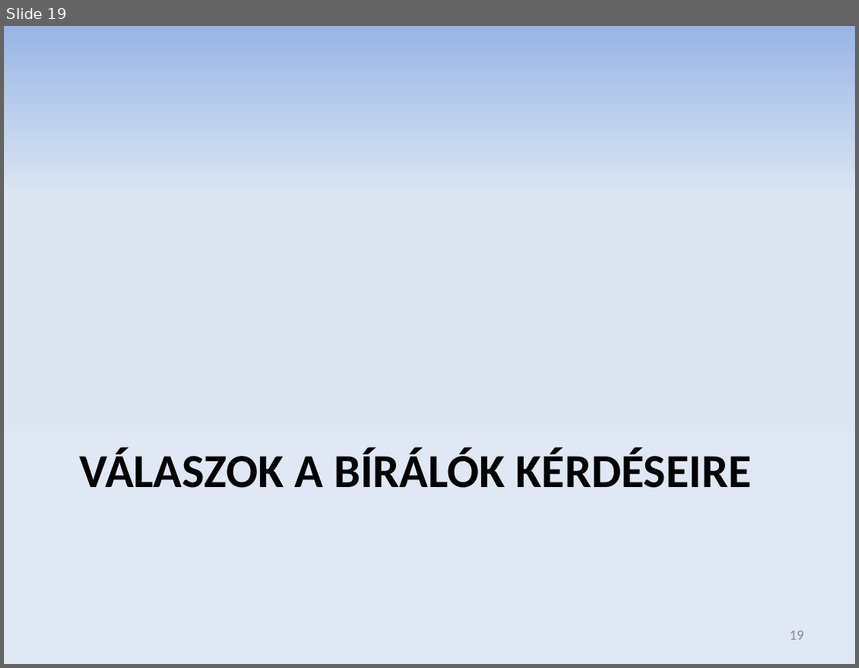
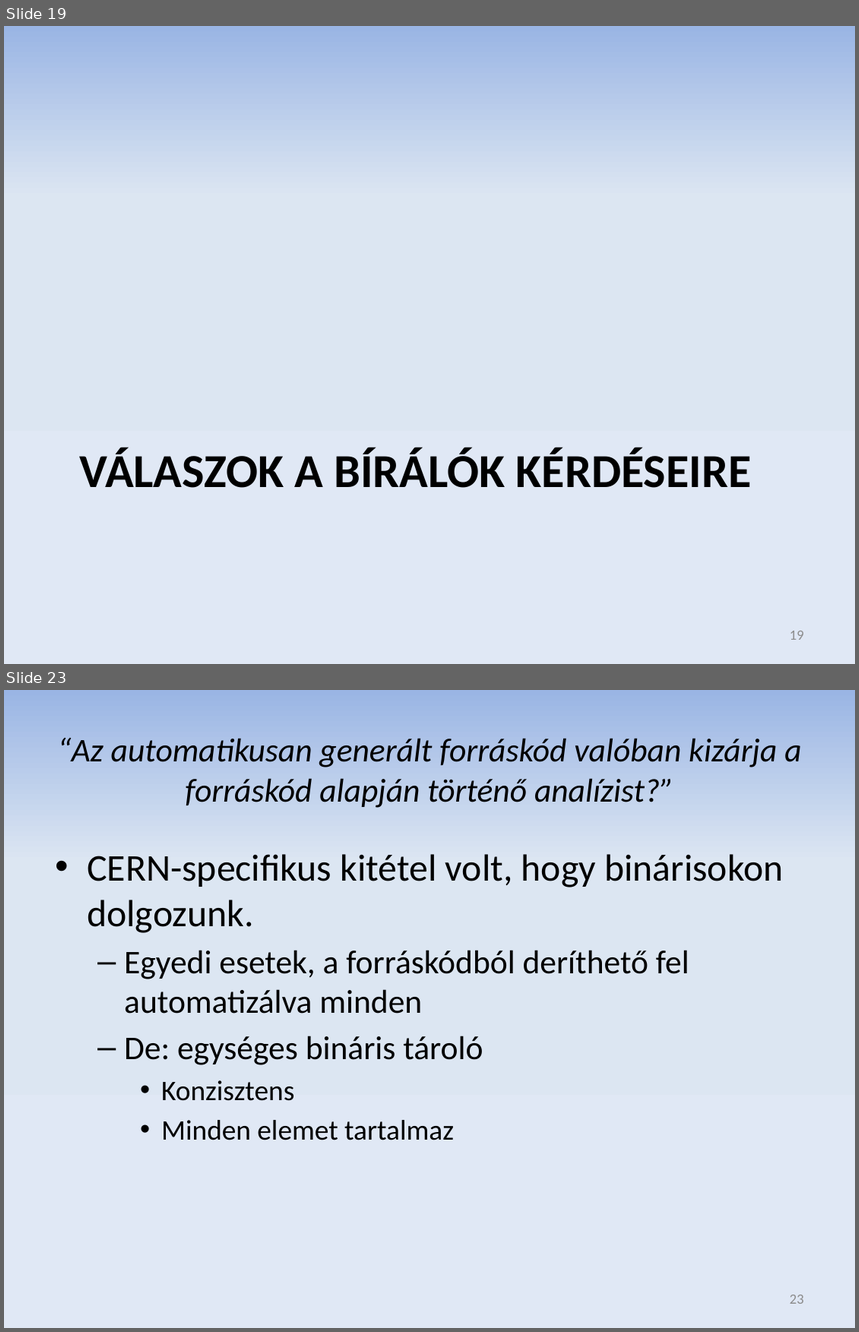
Before and after one commit to donat/incquery-deps, a slide deck: incquery-deps-thesis/presentation/zv_csikos_donat.pptx. Shown one above the other, each under a label of ours: slide 19 before the commit, slides 19 and 23 after it; the slides between them are not shown. The pictures are 859x668 and 859x1332 pixels, drawn with LibreOffice and Linux fonts; fonts in the diff are those of the drawing. Boxes give left, top, right and bottom in pixels: in the first picture for what was removed or moved away, otherwise in the second. Text is boxed around its words. In the diff, an @@ line names an element or a change of style, - is before the commit and + after.

```diff
--- a/incquery-deps-thesis/presentation/zv_csikos_donat.pptx
+++ b/incquery-deps-thesis/presentation/zv_csikos_donat.pptx
@@ slide 23 added at box(4, 690, 855, 1328), background gradient #9AB5E4 to #DCE6F2 to #E1E8F5 @@
@@ title added at box(57, 738, 801, 808), 28 pt, text #000000, italic @@
+“Az automatikusan generált forráskód valóban kizárja a forráskód alapján történő analízist?”
@@ text added at box(87, 854, 783, 1141), 28 pt, text #000000 @@
+• CERN-specifikus kitétel volt, hogy binárisokon dolgozunk.
+  – Egyedi esetek, a forráskódból deríthető fel automatizálva minden
+  – De: egységes bináris tároló
+    • Konzisztens
+    • Minden elemet tartalmaz
@@ page number added at box(790, 1295, 804, 1304), 12 pt, text #8C8C8C @@
+23
```
Also in this commit, not shown: 4 slides changed, 3 other slides added, 1 other file.
